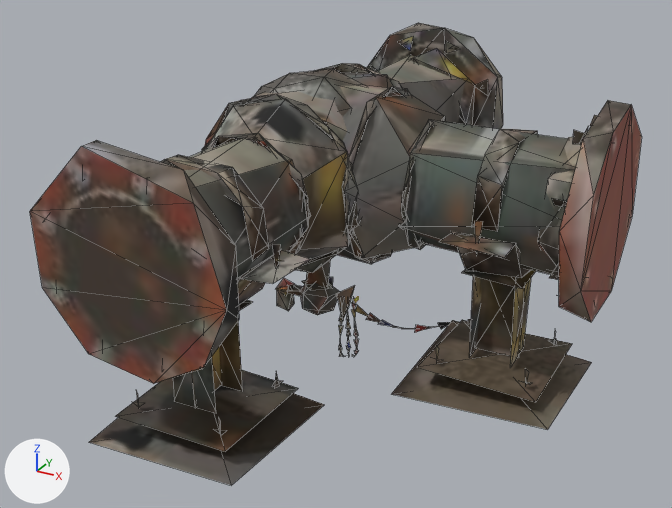
Two versions of the glTF model jogo/assets/modelos/logistica/canos/cano_t.glb, one commit apart.
The view is the same before and after, from a 50 mm lens placed at (0.759, -1.317, 0.838), pointed at (0.075, -0.072, 0.215). Every picture has the same lights, and +X, +Y and +Z are marked at lower left. The first picture is the older version. Mesh edges are drawn as thin lines. Where no turn or scale is listed for an object, it has been applied to the vertices. Vertices at exactly the same position are counted once.

Names of what the first picture shows: 'cano_t_corpo'.
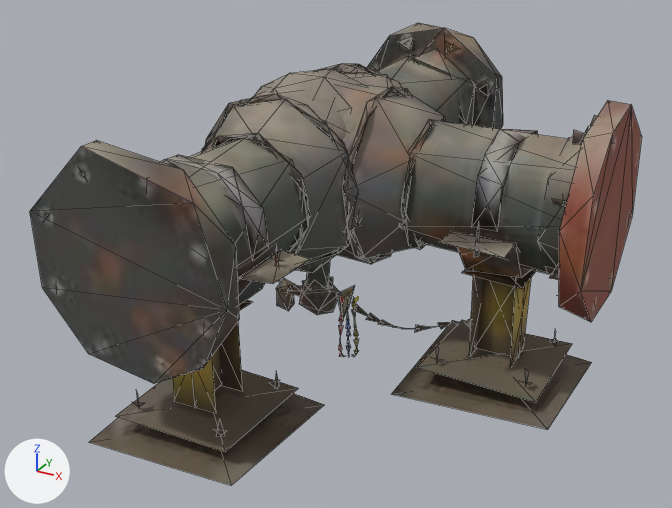
Where the change shows, as pixel boxes (x1, y1, x2, y2) in the pictures (672 x 508 px; the box of a moved part takes in the faces that stretch with it):
part 1 of me_t_forjado, rebuilt: before (219, 418, 221, 435); after (216, 420, 225, 437)
part 2 of me_t_forjado, rebuilt (not visible before): after (545, 266, 559, 274)
part 3 of me_t_forjado, rebuilt: before (272, 380, 283, 387); after (269, 380, 280, 389)
part 4 of me_t_forjado, rebuilt: before (272, 244, 280, 266); after (275, 248, 280, 282)
part 5 of me_t_forjado, deleted: before (475, 221, 483, 256)
part 6 of me_t_forjado, moved or reshaped: before (300, 283, 340, 315); after (299, 281, 339, 315)
part 7 of me_t_forjado, added: after (474, 224, 479, 257)
part 8 of me_t_forjado, surface changed: (30, 23, 631, 485) in both

The change in detail:
me_t_forjado has 964 vertices, 1109 faces and spans x -0.16..0.5, y 1.5..2.5, z 0.008..0.5.
me_t_forjado is used by ob_cano_t_corpo; location (0.0, -2.0, 0.0).
me_t_forjado part 1: the loose piece of 3 vertices spanning x 0.07..0.08, y 1.581..1.589, z 0.062..0.092 is rebuilt with 3 vertices and now spans x 0.07..0.08, y 1.581..1.589, z 0.062..0.092.
me_t_forjado part 2: the loose piece of 3 vertices spanning x 0.442..0.5, y 1.866..1.888, z 0.285..0.294 is rebuilt with 3 vertices and now spans x 0.442..0.5, y 1.869..1.886, z 0.281..0.297.
me_t_forjado part 3: the loose piece of 3 vertices spanning x 0.067..0.083, y 1.723..1.744, z 0.068..0.072 is rebuilt with 3 vertices and now spans x 0.067..0.083, y 1.726..1.747, z 0.067..0.073.
me_t_forjado part 4: the loose piece of 3 vertices spanning x 0.124..0.136, y 1.658..1.662, z 0.29..0.345 is rebuilt with 3 vertices and now spans x 0.124..0.136, y 1.658..1.662, z 0.29..0.345.
me_t_forjado part 5: the loose piece of 3 vertices spanning x 0.334..0.346, y 1.868..1.872, z 0.29..0.345 is deleted.
me_t_forjado part 6: 5 vertices moved from x -0.038..0.023, y 1.982..2.015, z 0.052..0.117 to x -0.033..0.03, y 1.987..2.009, z 0.052..0.126; 5 vertices removed from x -0.022..0.036, y 1.98..2.038, z 0.074..0.129; 5 vertices added at x -0.033..0.035, y 1.986..2.039, z 0.063..0.124.
me_t_forjado part 7: 3 vertices added at x 0.338..0.341, y 1.864..1.874, z 0.29..0.345.
me_t_forjado part 8: 938 kept faces spanning x -0.16..0.5, y 1.5..2.5, z 0.008..0.5 get new texture (UV) coordinates.
